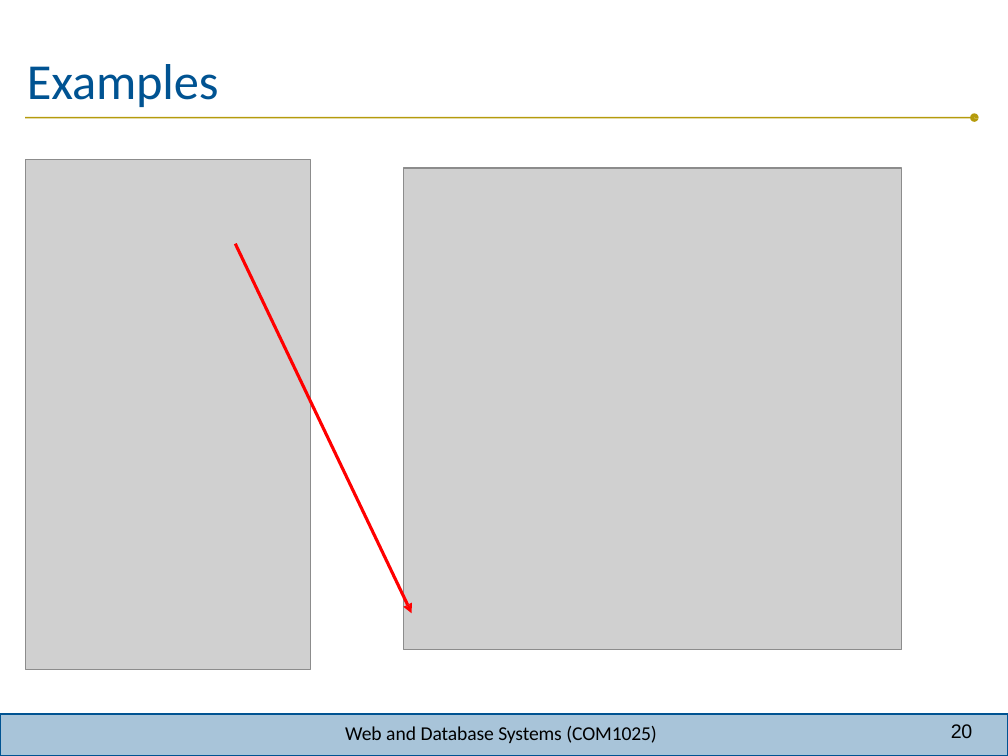
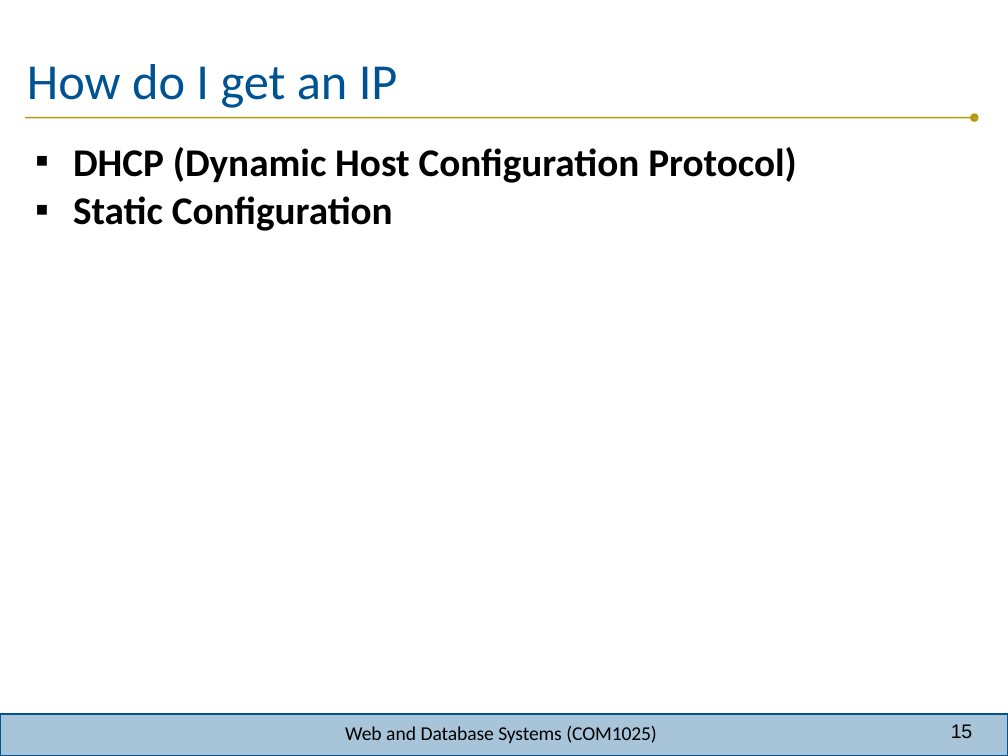
Before and after one commit to joeappleton18/WEB-AND-DATABASE-SYSTEMS, a slide deck: slide 15 of week-8/lecture/lecture.pptx (slide 20 before the commit). Drawn at 1008x756 pixels with LibreOffice and Linux fonts; fonts in the diff are those of the drawing; grey boxes stand for pictures; background and template pictures are left out. Boxes give left, top, right and bottom in pixels: in the first picture for what was removed or moved away, otherwise in the second. Text is boxed around its words. In the diff, an @@ line names an element or a change of style, - is before the commit and + after.

```diff
--- a/week-8/lecture/lecture.pptx
+++ b/week-8/lecture/lecture.pptx
@@ title at [27,64,398,108]: text changed @@
-Examples
+How do I get an IP
@@ text added at [73,147,797,231], 28 pt, text #000000, bold @@
+▪ DHCP (Dynamic Host Configuration Protocol)
+▪ Static Configuration
@@ picture removed at [25,159,310,669] @@
@@ picture removed at [403,168,902,650] @@
@@ freeform shape removed at [234,243,412,613] @@
@@ page number at [951,724,972,738]: text changed @@
-20
+15
```
Also in this commit, not shown: 9 other slides changed, 3 slides added, 29 slides removed, 20 other files.
